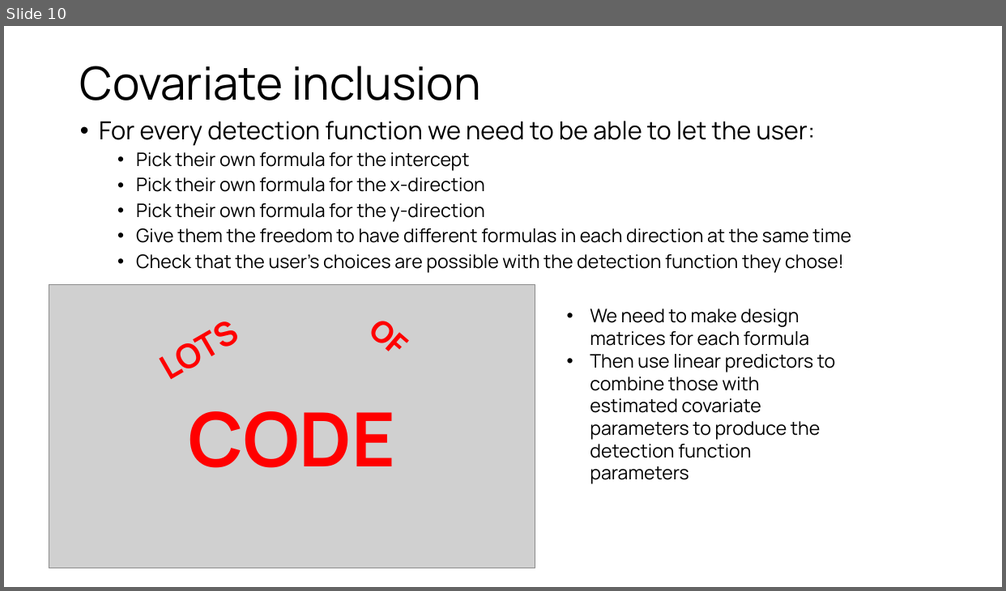
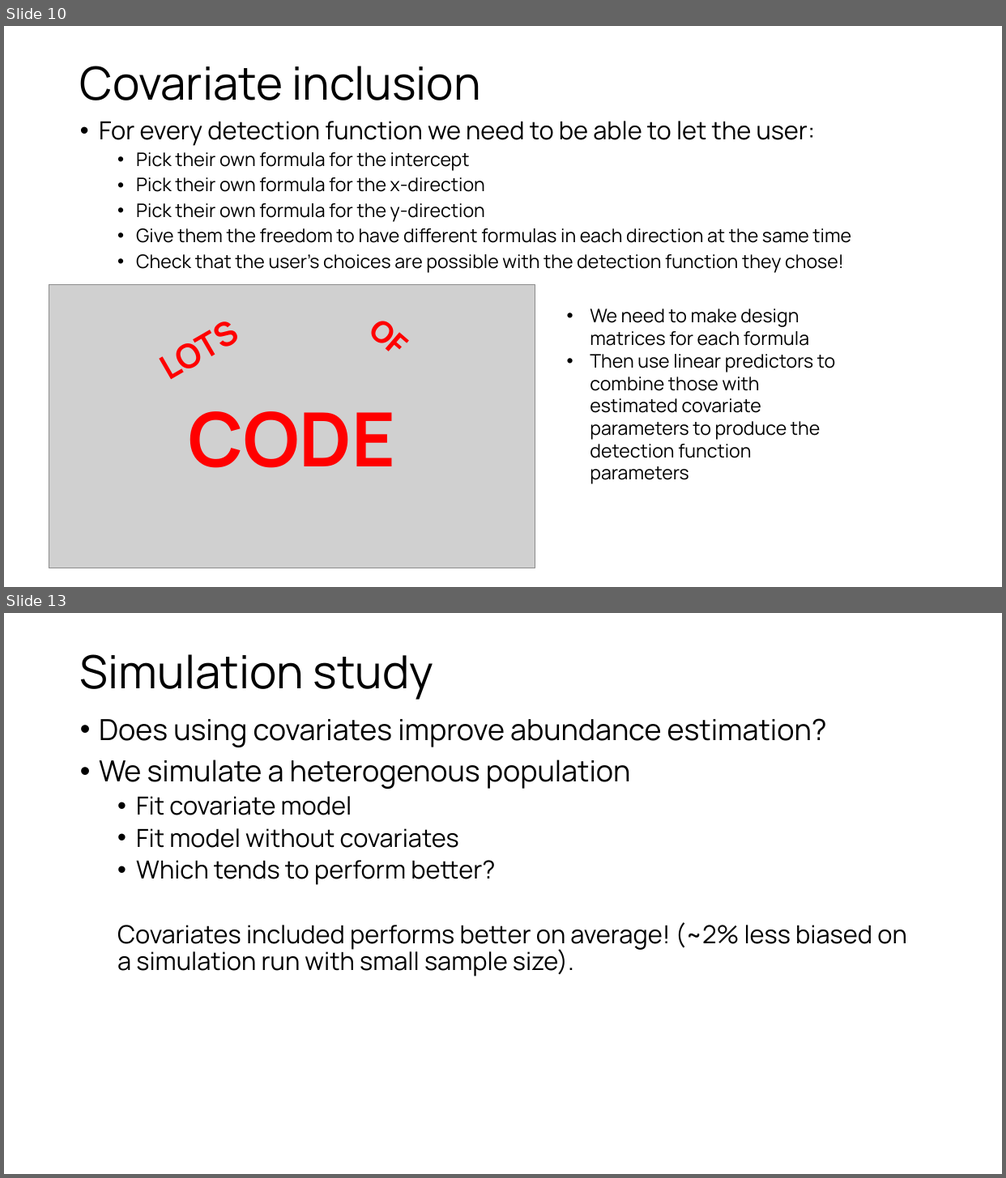
Before and after one commit to calliste-fagard-jenkin/LT2D-work, a slide deck: presentation.pptx. Shown one above the other, each under a label of ours: slide 10 before the commit, slides 10 and 13 after it; the slides between them are not shown. The pictures are 1006x591 and 1006x1178 pixels, drawn with LibreOffice and Linux fonts; fonts in the diff are those of the drawing; grey boxes stand for pictures. Boxes give left, top, right and bottom in pixels: in the first picture for what was removed or moved away, otherwise in the second. Text is boxed around its words. In the diff, an @@ line names an element or a change of style, - is before the commit and + after.

```diff
--- a/presentation.pptx
+++ b/presentation.pptx
@@ slide 13 added at [4,613,1002,1174], background #FFFFFF @@
@@ title added at [80,654,434,700], 44 pt, text #000000 @@
+Simulation study
@@ text added at [99,718,907,977], 24 pt, text #000000 @@
+• Does using covariates improve abundance estimation?
+• We simulate a heterogenous population
+  • Fit covariate model
+  • Fit model without covariates
+  • Which tends to perform better?
+  Covariates included performs better on average! (~2% less biased on a simulation run with small sample size).
```
Also in this commit, not shown: 4 slides changed, 4 slides removed, 13 other files.
